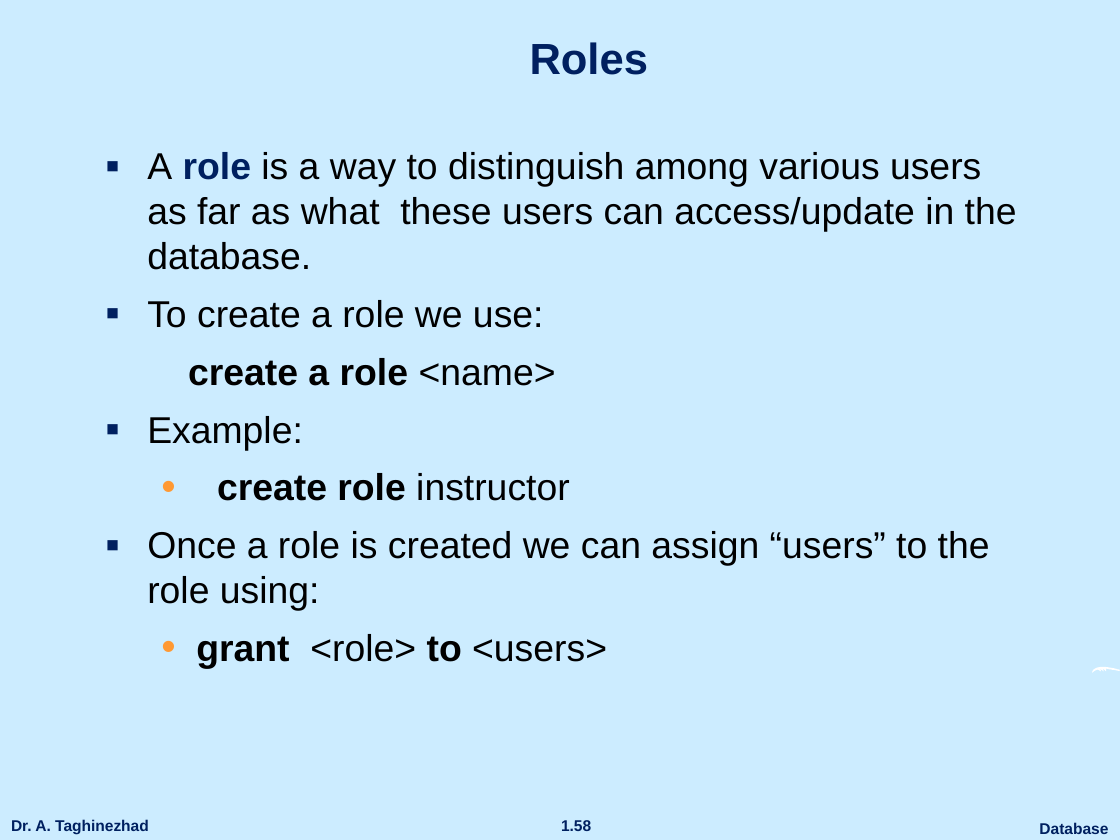
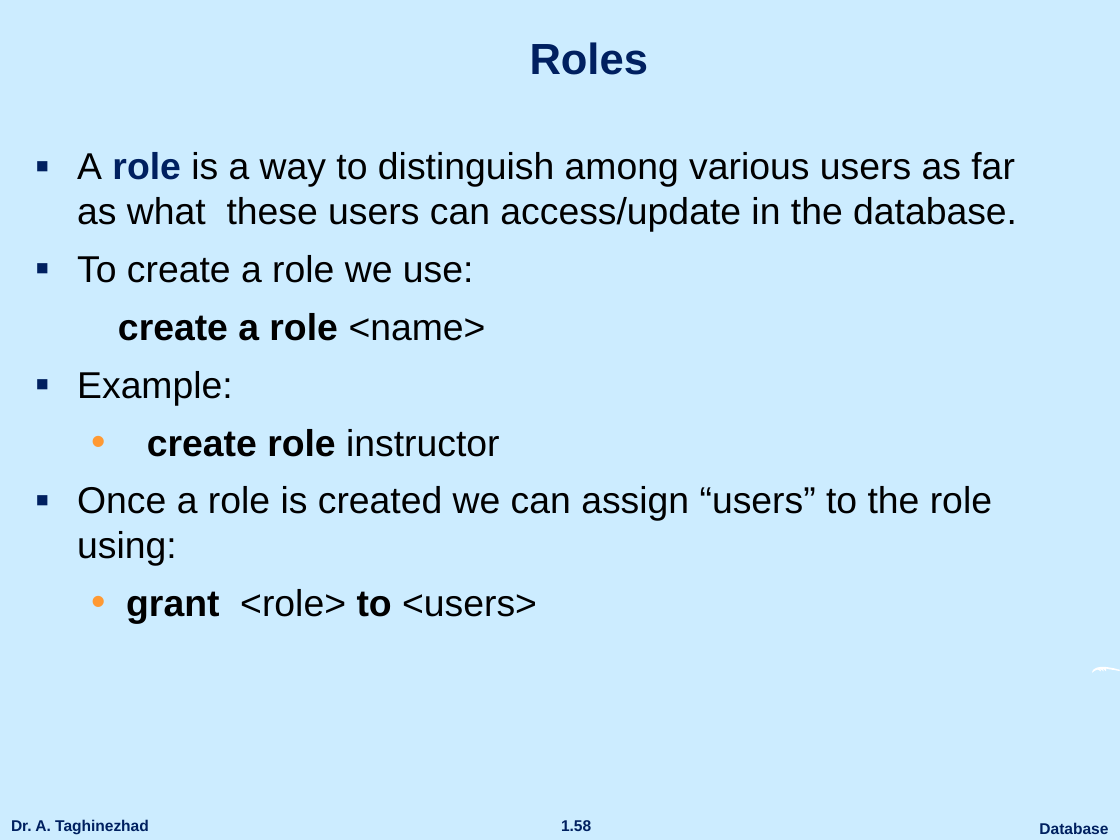
Before and after one commit to ataghinezhad/ataghinezhad.github.io, a slide deck: slide 58 of courses/downloads/temp/Database_Lec4.pptx. Drawn at 1120x840 pixels with LibreOffice and Linux fonts; fonts in the diff are those of the drawing; background and template pictures are left out. Boxes give left, top, right and bottom in pixels: in the first picture for what was removed or moved away, otherwise in the second. Text is boxed around its words. In the diff, an @@ line names an element or a change of style, - is before the commit and + after.

Commit message:
UPDATE DATABASE

```diff
--- a/courses/downloads/temp/Database_Lec4.pptx
+++ b/courses/downloads/temp/Database_Lec4.pptx
@@ text "A role is a way ..." rewrapped from box(147, 152, 1017, 669) to box(77, 152, 1017, 624) @@
```
Also in this commit, not shown: 17 other slides changed, 2 slides added.
